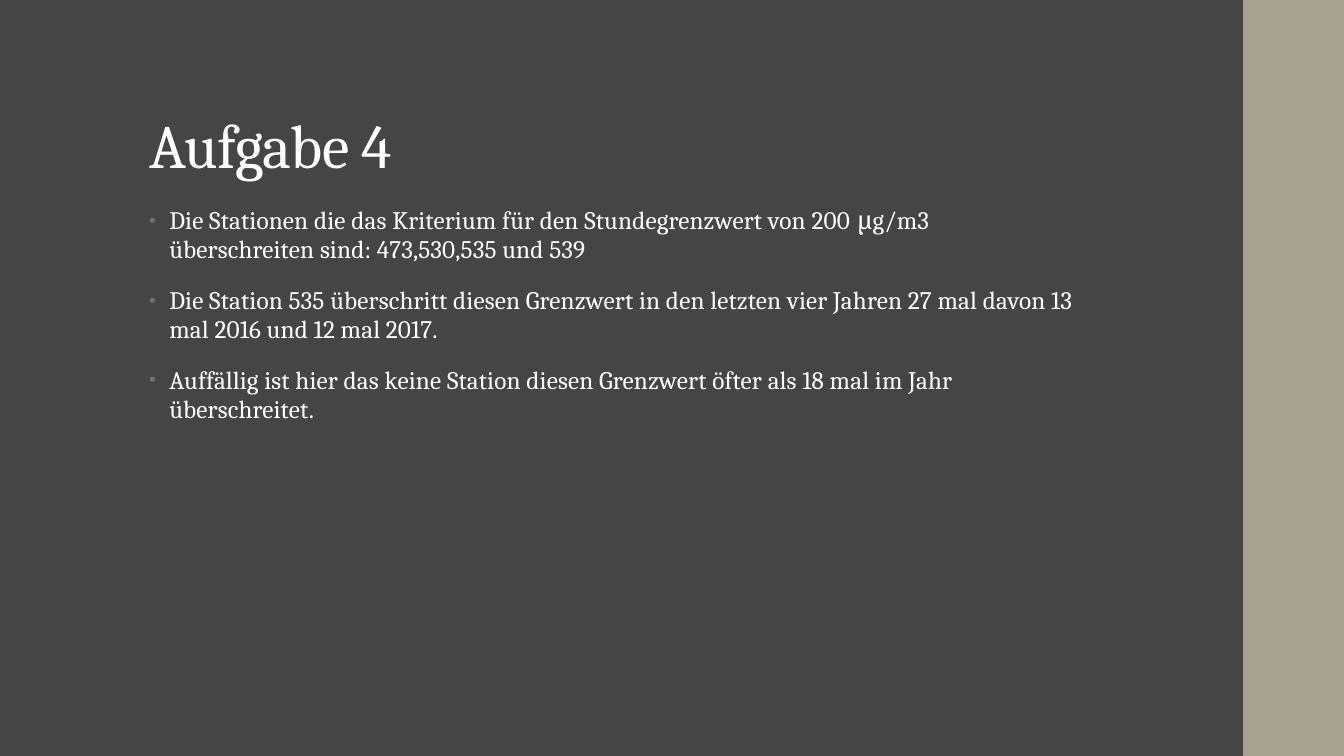
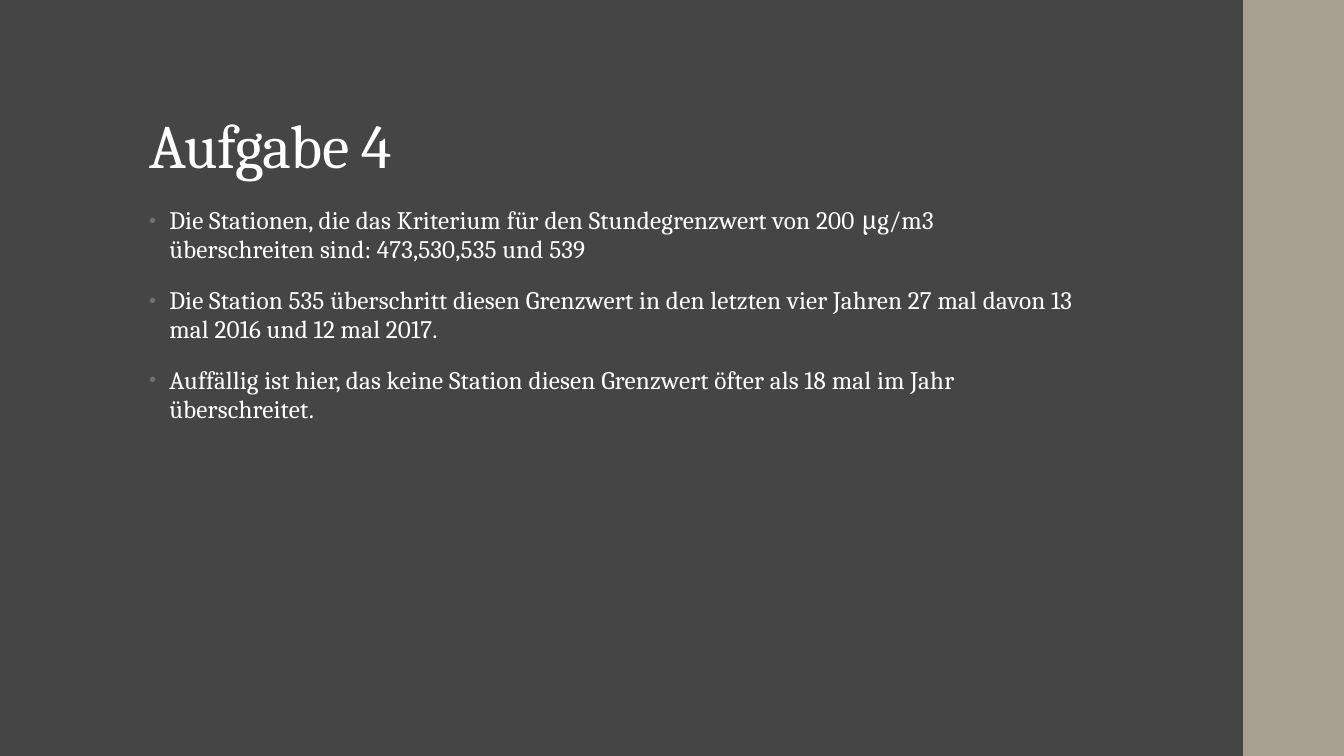
Before and after one commit to JFriedrich29/Studienarbeit-Data-Analytics, a slide deck: slide 6 of Abgabe/Abschlusspräsentation.pptx. Drawn at 1344x756 pixels with LibreOffice and Linux fonts; fonts in the diff are those of the drawing. Boxes give left, top, right and bottom in pixels: in the first picture for what was removed or moved away, otherwise in the second. Text is boxed around its words. In the diff, an @@ line names an element or a change of style, - is before the commit and + after.

```diff
--- a/Abgabe/Abschlusspräsentation.pptx
+++ b/Abgabe/Abschlusspräsentation.pptx
@@ text at (x1=169, y1=211, x2=934, y2=261): text changed @@
-• Die Stationen die das Kriterium für den Stundegrenzwert von 200 μg/m3 überschreiten sind: 473,530,535 und 539
+• Die Stationen, die das Kriterium für den Stundegrenzwert von 200 μg/m3 überschreiten sind: 473,530,535 und 539
@@ text at (x1=169, y1=371, x2=954, y2=419): text changed @@
-• Auffällig ist hier das keine Station diesen Grenzwert öfter als 18 mal im Jahr überschreitet.
+• Auffällig ist hier, das keine Station diesen Grenzwert öfter als 18 mal im Jahr überschreitet.
```
Also in this commit, not shown: 9 other slides changed, 8 other files.
